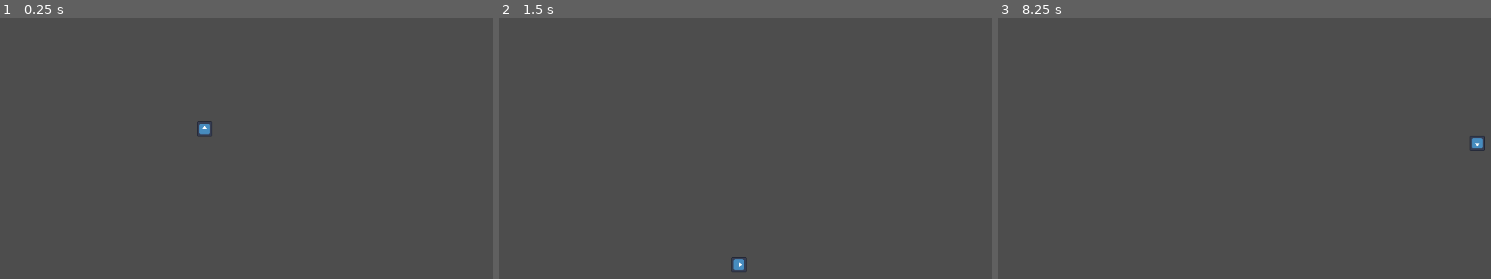
Above: before the commit, frames 1-3 (left to right).
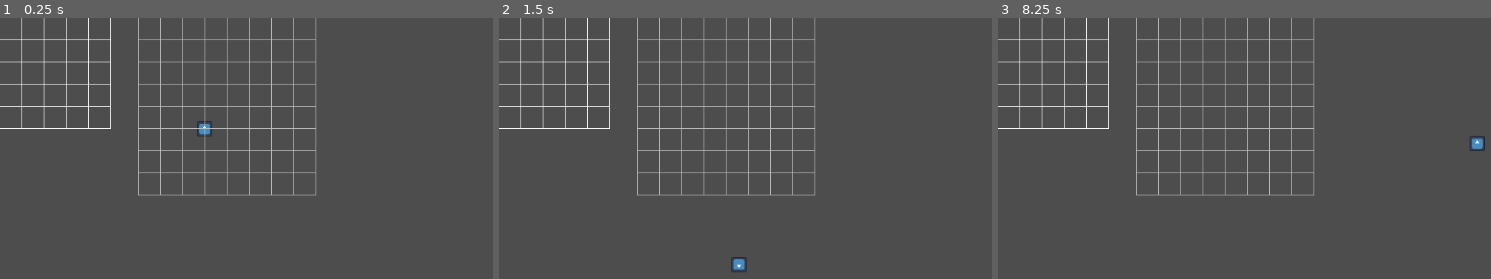
Above: after the commit, the same moments.

Repository: Jibs23/suitcase
Game: Godot game, scene res://scenes/game.tscn
Same seed, same stepped clock (60 frames per second), same inputs: the game is played once before the commit and once after it. Before the commit the project starts from res://game.tscn. The engine's default icon, where the game draws it, is replaced by a stand-in: a white triangle on a blue panel in a dark square.
Inputs (mouse positions are in pixels of both pictures, inside the frame that each line leads up to):
- Up to frame 1 (0.25 s): no input
- Up to frame 2 (1.5 s): tap Enter at 0.5 s; move the mouse to (706, 127) at 0.52 s; hold Mouse wheel up (item_rotate_ccw) 0.53-1.28 s; click (706, 127) at 0.67 s; tap Space (item_select) at 1.25 s; move the mouse to (740, 265) at 1.27 s; tap Mouse wheel down (item_rotate_cw) at 1.35 s; click (740, 265) at 1.42 s
- Up to frame 3 (8.25 s): tap Enter at 2, 3.5 s; move the mouse to (1476, 143) at 2.02 s; hold Space (item_select) 2.03-2.78 s; click (1476, 143) at 2.17 s; move the mouse to (outside the picture) at 2.77 s; tap Mouse wheel up (item_rotate_ccw) at 2.85, 7.35 s; click (outside the picture) at 2.92 s; move the mouse to (outside the picture) at 3.52 s; hold Mouse wheel down (item_rotate_cw) 3.53-4.28 s; click (outside the picture) at 3.67 s; tap Space (item_select) at 4.25, 4.35 s; move the mouse to (1155, 174) at 4.27 s; click (1155, 174) at 4.42 s; move the mouse to (1436, 242) at 5.02 s; hold Mouse wheel up (item_rotate_ccw) 5.03-5.78 s; click (1436, 242) at 5.17 s; move the mouse to (1279, 130) at 5.77 s; tap Mouse wheel down (item_rotate_cw) at 5.85 s; click (1279, 130) at 5.92 s; move the mouse to (outside the picture) at 6.52 s; hold Space (item_select) 6.53-7.28 s; click (outside the picture) at 6.67 s; move the mouse to (1239, 265) at 7.27 s; click (1239, 265) at 7.42 s; move the mouse to (1476, 143) at 8.02 s; hold Mouse wheel down (item_rotate_cw) from 8.03 s (still down); click (1476, 143) at 8.17 s

The runs differ from the first frame. In frame 1, 3.6% of the frame differs, in the area x 0-65%, y 0-69%; in frame 2, 3.6%; in frame 3, 3.6%, in the area x 0-99%, y 0-69%.
Error before the commit: Invalid call. Nonexistent function 'rotate_item' in base 'Nil'. (res://input_manager.gd:12)
Error after the commit: Invalid call. Nonexistent function 'rotate_item' in base 'Nil'. (res://scripts/input_manager.gd:12)

Commit message:
create folders

Diff:
--- a/game.tscn
+++ /dev/null
@@ -1,14 +0,0 @@
-[gd_scene load_steps=3 format=3 uid="uid://b1cityttcd61c"]
-
-[ext_resource type="Script" uid="uid://ceyhc5cm3bxwj" path="res://item_manager.gd" id="1_80nbo"]
-[ext_resource type="PackedScene" uid="uid://cmoxg1yw5gpu3" path="res://Item_test.tscn" id="2_e2o6t"]
-
-[node name="Game" type="Node"]
-
-[node name="Level" type="Node2D" parent="."]
-
-[node name="ItemManager" type="Node2D" parent="Level"]
-script = ExtResource("1_80nbo")
-
-[node name="Item2D" parent="Level/ItemManager" instance=ExtResource("2_e2o6t")]
-position = Vector2(295, 160)
--- a/project.godot
+++ b/project.godot
@@ -17,11 +17,22 @@
 
 [autoload]
 
-InputM="*res://input_manager.gd"
-Logic="*res://logicManager.gd"
+InputM="*res://scripts/input_manager.gd"
+Logic="*res://scripts/logicManager.gd"
+GlobalGameState="*res://autoload/GlobalGameState.gd"
+InputManager="*res://scripts/input_manager.gd"
+
+[global_group]
+
+ItemManager=""
 
 [input]
 
+mouse_click={
+"deadzone": 0.2,
+"events": [Object(InputEventMouseButton,"resource_local_to_scene":false,"resource_name":"","device":-1,"window_id":0,"alt_pressed":false,"shift_pressed":false,"ctrl_pressed":false,"meta_pressed":false,"button_mask":0,"position":Vector2(0, 0),"global_position":Vector2(0, 0),"factor":1.0,"button_index":1,"canceled":false,"pressed":false,"double_click":false,"script":null)
+]
+}
 item_rotate_cw={
 "deadzone": 0.2,
 "events": [Object(InputEventMouseButton,"resource_local_to_scene":false,"resource_name":"","device":-1,"window_id":0,"a …(253 unchanged characters)…
--- a/Item_test.tscn
+++ b/scenes/Item_test.tscn
@@ -1,6 +1,6 @@
 [gd_scene load_steps=4 format=3 uid="uid://cmoxg1yw5gpu3"]
 
-[ext_resource type="Script" uid="uid://djo2ipsy24cny" path="res://itemClass.gd" id="1_bp1wp"]
+[ext_resource type="Script" uid="uid://djo2ipsy24cny" path="res://scripts/itemClass.gd" id="1_bp1wp"]
 [ext_resource type="Texture2D" uid="uid://cgy0luwr2cjpw" path="res://icon.svg" id="2_ph0dh"]
 
 [sub_resource type="RectangleShape2D" id="RectangleShape2D_bp1wp"]
--- /dev/null
+++ b/scenes/game.tscn
@@ -0,0 +1,18 @@
+[gd_scene load_steps=4 format=3 uid="uid://b1cityttcd61c"]
+
+[ext_resource type="Script" uid="uid://ceyhc5cm3bxwj" path="res://scripts/item_manager.gd" id="1_e2o6t"]
+[ext_resource type="PackedScene" uid="uid://cmoxg1yw5gpu3" path="res://scenes/Item_test.tscn" id="2_e2o6t"]
+[ext_resource type="Script" uid="uid://b7d8wfejb3t28" path="res://scripts/board.gd" id="3_lnu2h"]
+
+[node name="Game" type="Node"]
+
+[node name="Level" type="Node2D" parent="."]
+
+[node name="ItemManager" type="Node2D" parent="Level"]
+script = ExtResource("1_e2o6t")
+
+[node name="Item2D" parent="Level/ItemManager" instance=ExtResource("2_e2o6t")]
+position = Vector2(295, 160)
+
+[node name="Board" type="Node2D" parent="Level"]
+script = ExtResource("3_lnu2h")
--- /dev/null
+++ b/scripts/board.gd
@@ -0,0 +1,28 @@
+extends Node2D
+
+# Inventory grid
+@export var inv_cell_size: int = 32
+@export var inv_width: int = 5
+@export var inv_height: int = 5
+@export var inv_offset: Vector2 = Vector2(0, 0)
+
+# Drop-in grid
+@export var drop_cell_size: int = 32
+@export var drop_width: int = 8
+@export var drop_height: int = 8
+@export var drop_offset: Vector2 = Vector2(200, 0)
+
+func _draw() -> void:
+    _draw_grid(inv_offset, inv_width, inv_height, inv_cell_size, Color.WHITE)
+    _draw_grid(drop_offset, drop_width, drop_height, drop_cell_size, Color.GRAY)
+
+func _draw_grid(offset: Vector2, width: int, height: int, cell_size: int, color: Color) -> void:
+    # Vertical lines
+    for x in range(width + 1):
+        var x_pos = offset.x + x * cell_size
+        draw_line(Vector2(x_pos, offset.y), Vector2(x_pos, offset.y + height * cell_size), color)
+
+    # Horizontal lines
+    for y in range(height + 1):
+        var y_pos = offset.y + y * cell_size
+        draw_line(Vector2(offset.x, y_pos), Vector2(offset.x + width * cell_size, y_pos), color)
Empty file added: board.gd
Not shown, added: board.gd.uid
Not shown, changed: logicManager.gd.uid
Not shown, added: scripts/board.gd.uid
Renamed: input_manager.gd -> scripts/input_manager.gd
Renamed: input_manager.gd.uid -> scripts/input_manager.gd.uid
Renamed: itemClass.gd -> scripts/itemClass.gd
Renamed: itemClass.gd.uid -> scripts/itemClass.gd.uid
Renamed: item_manager.gd -> scripts/item_manager.gd
Renamed: item_manager.gd.uid -> scripts/item_manager.gd.uid
Renamed: item_move_manager.gd -> scripts/item_move_manager.gd
Renamed: item_move_manager.gd.uid -> scripts/item_move_manager.gd.uid
(and 2 more such lines)
